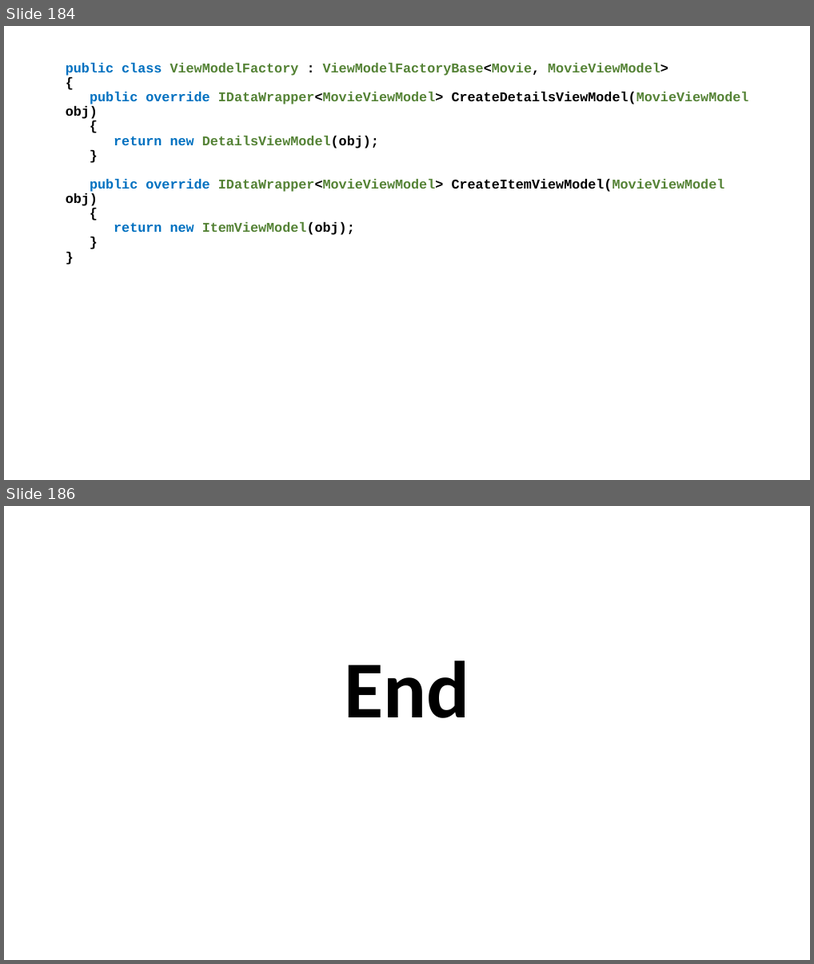
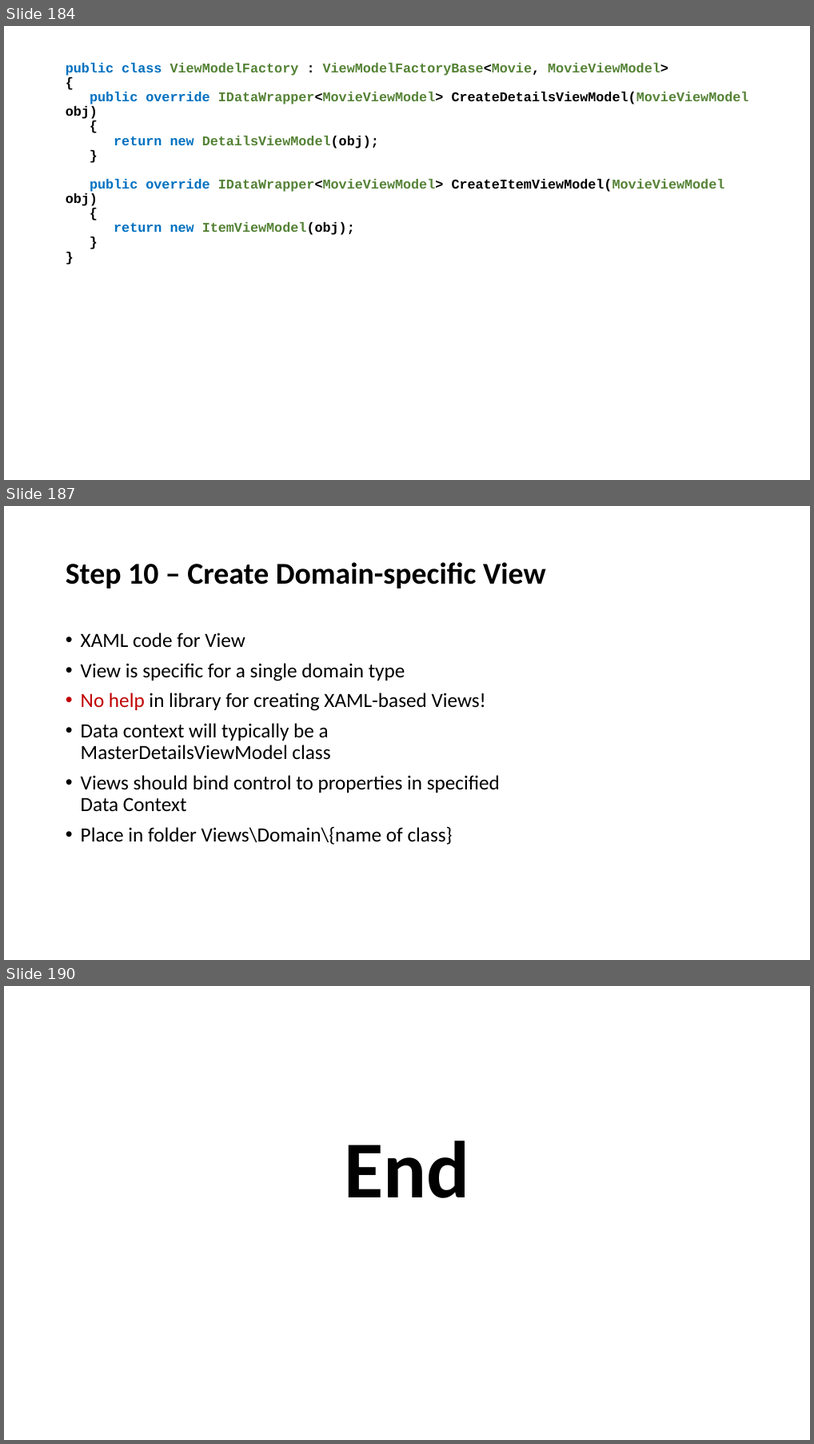
Before and after one commit to perl-easj/Teaching-materials, a slide deck: CSharpProgramming/Presentations/MVVMStarter Class Library.pptx. Shown one above the other, each under a label of ours: slides 184 and 186 before the commit, slides 184, 187 and 190 after it; the slides between them are not shown. The pictures are 814x964 and 814x1444 pixels, drawn with LibreOffice and Linux fonts; fonts in the diff are those of the drawing. Boxes give left, top, right and bottom in pixels: in the first picture for what was removed or moved away, otherwise in the second. Text is boxed around its words. In the diff, an @@ line names an element or a change of style, - is before the commit and + after.

Commit message:
First complete version of MVVMStarter library presentation
First complete version of MVVMStarter library presentation

```diff
--- a/CSharpProgramming/Presentations/MVVMStarter Class Library.pptx
+++ b/CSharpProgramming/Presentations/MVVMStarter Class Library.pptx
@@ slide 187 added at box(4, 506, 810, 960), background #FFFFFF @@
@@ title added at box(66, 562, 546, 588), 36 pt, text #000000, bold @@
+Step 10 – Create Domain-specific View
@@ text added at box(81, 632, 500, 844), 24 pt, text #000000 @@
+• XAML code for View
+• View is specific for a single domain type
+• No help in library for creating XAML-based Views!
+• Data context will typically be a MasterDetailsViewModel class
+• Views should bind control to properties in specified Data Context
+• Place in folder Views\Domain\{name of class}
@@ what was slide 186 is now slide 190 @@
```
Also in this commit, not shown: 1 slide changed, 3 other slides added.
